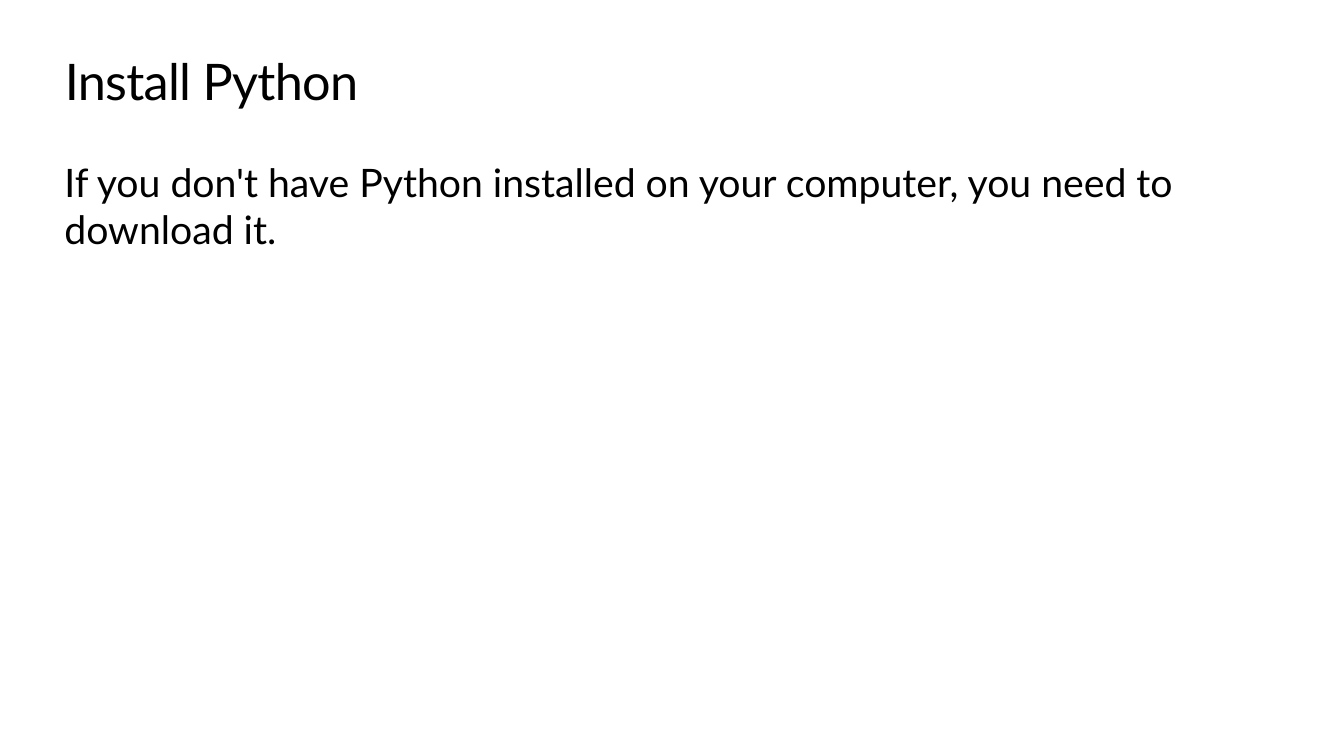
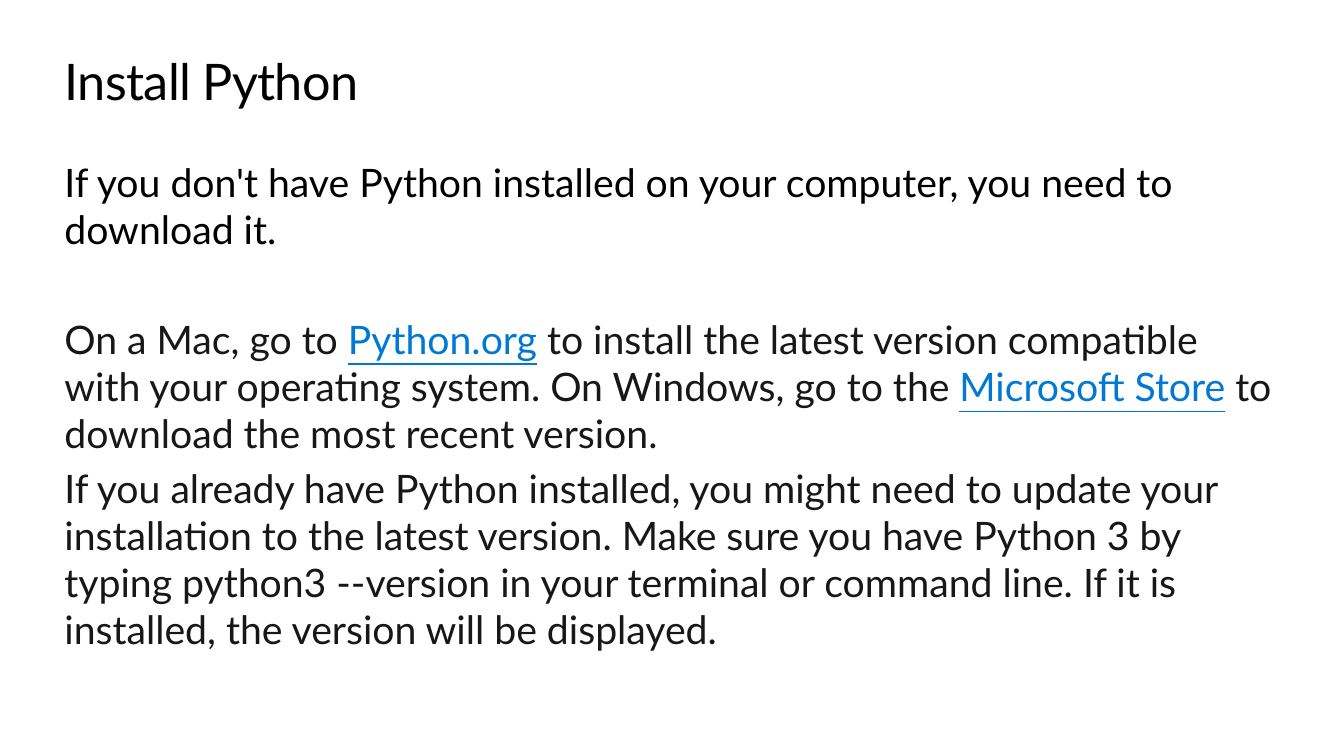
Before and after one commit to microsoft/workshop-library, a slide deck: slide 14 of intro-notebooks/slides.pptx. Drawn at 1344x756 pixels with LibreOffice and Linux fonts; fonts in the diff are those of the drawing; background and template pictures are left out. Boxes give left, top, right and bottom in pixels: in the first picture for what was removed or moved away, otherwise in the second. Text is boxed around its words. In the diff, an @@ line names an element or a change of style, - is before the commit and + after.

```diff
--- a/intro-notebooks/slides.pptx
+++ b/intro-notebooks/slides.pptx
@@ text at (x1=64, y1=325, x2=1271, y2=651): paragraphs added @@
+On a Mac, go to Python.org to install the latest version compatible with your operating system. On Windows, go to the Microsoft Store to download the most recent version.
+If you already have Python installed, you might need to update your installation to the latest version. Make sure you have Python 3 by typing python3 --version in your terminal or command line. If it is installed, the version will be displayed.
```
Also in this commit, not shown: 1 other slide changed.
